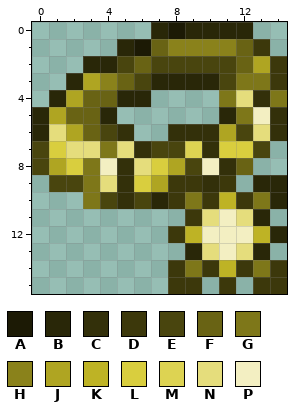
Two states of a pixel-art sprite, Items/Accessories/ShackledHeart.png. Above, as it was before the edit.
The file is 30x32 pixels, drawn in blocks of 2x2; one block is one cell here. Colours within 5 levels of each other are drawn and written as one.
Palette (. is transparent): A #1c1a05  B #292708  C #33300a  D #3c380b  E #49450e  F #696314  G #7e7719  H #8a821b  J #afa522  K #beb325  L #d9ce3e  M #ddd352  N #e5dd7c  P #f3efc2
The same view after the edit:
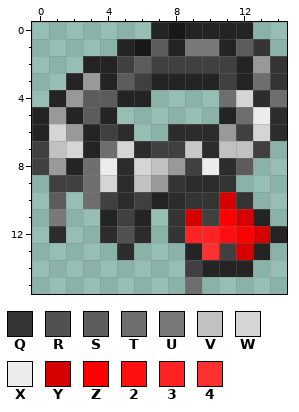
Colours new in this view: Q #343434  R #515151  S #5c5c5c  T #6e6e6e  U #797979  V #c1c1c1  W #d5d5d5  X #ececec  Y #d50000  Z #ff0000  2 #ff0f0f  3 #ff2323  4 #ff3030
The exact change:
colour A: #1c1a05 -> #181818
colour B: #292708 -> #242424
colour C: #33300a -> #2c2c2c
colour E: #49450e -> #404040
colour J: #afa522 -> #999999
colour M: #ddd352 -> #c8c8c8
y 1: x 7..13 FHHHHFD -> SBUUBSQ
y 2: x 6 F -> S; x 12 F -> B; x 14 D -> Q
y 3: x 4..5 HF -> BS; x 12..14 GGD -> BTQ
y 4: x 3..4 FF -> SS; x 11..12 GN -> TW; x 14 G -> T
y 5: x 2..3 FF -> BS; x 12..13 GP -> TX
y 6: x 1 N -> W; x 3 F -> B; x 13 N -> W
y 7: x 1..5 LNNGN -> VWBTW; x 11..12 LL -> VV
y 8: x 2..4 LGP -> BTX; x 6..7 NL -> WV; x 10 P -> X; x 12 F -> S
y 9: x 3..4 GN -> TW; x 6 L -> V; x 8..9 DD -> QC; x 11 D -> Q; x 13..14 BB -> ..
y 10: x 1 . -> S; x 3 G -> T; x 8..14 DGDKDGB -> CQQYQ..
y 11: x 1 . -> U; x 4..6 ... -> BEB; x 8..12 .DNPN -> QYEZY
y 12: x 1 . -> C; x 4..6 ... -> CRC; x 8..13 DKPPPK -> Q332ZY
y 13: x 5 . -> C; x 10..12 NPN -> 4EY
y 14: x 8..14 DGDKDGD -> .EBBB..
y 15: x 8..9 DD -> .T; x 11 D -> .; x 13..14 DD -> ..
Where, in picture pixels (left, top, right, bottom), the same in both pictures:
changed: (32, 22, 287, 294)
